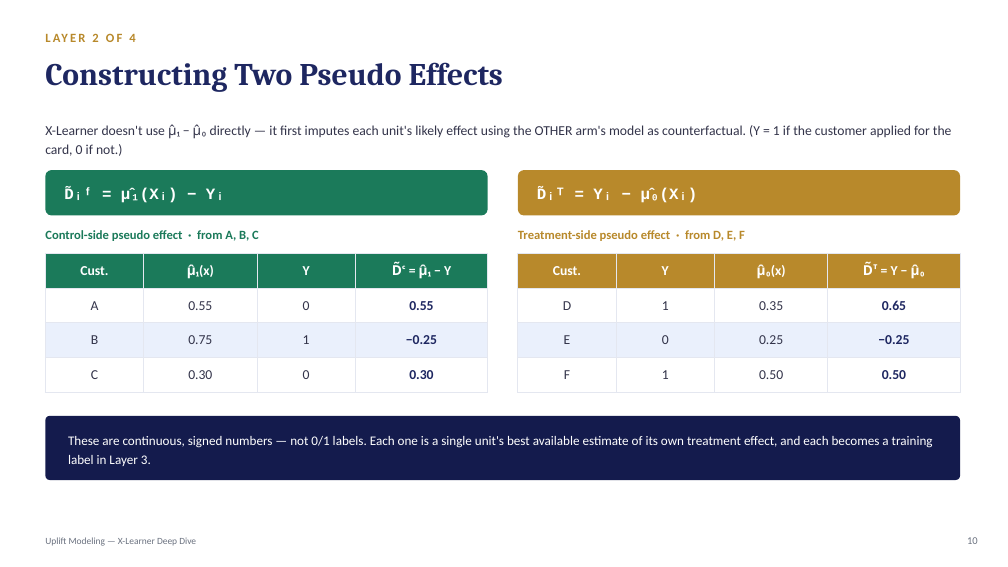
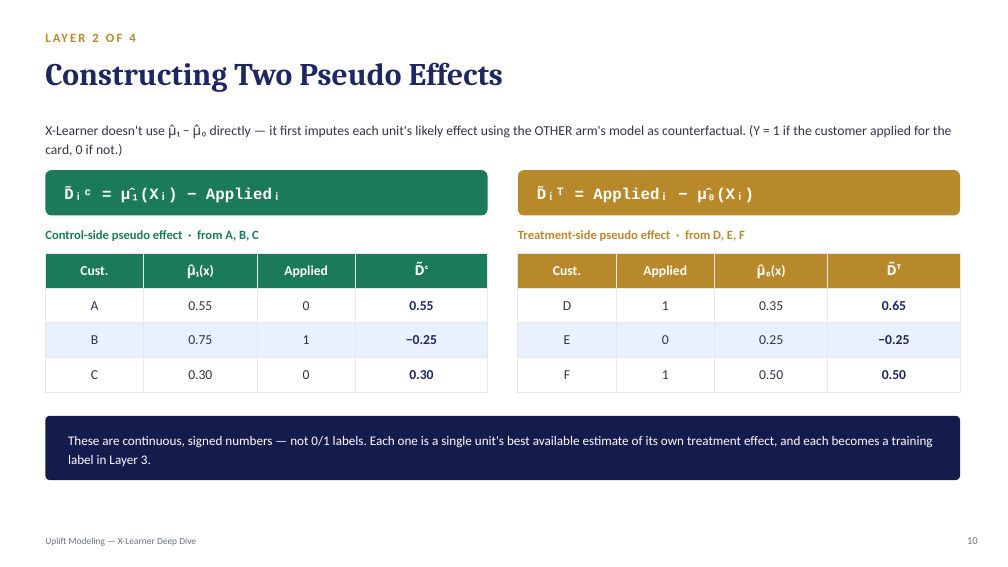
Before and after one commit to crystal1361/uplift-model, a slide deck: slide 10 of uplift_model_deck.pptx. Drawn at 1008x567 pixels with LibreOffice and Linux fonts; fonts in the diff are those of the drawing. Boxes give left, top, right and bottom in pixels: in the first picture for what was removed or moved away, otherwise in the second. Text is boxed around its words. In the diff, an @@ line names an element or a change of style, - is before the commit and + after.

```diff
--- a/uplift_model_deck.pptx
+++ b/uplift_model_deck.pptx
@@ text at (64,187,282,203): text changed @@
-D̃ᵢᶠ = μ̂₁(Xᵢ) − Yᵢ
+D̃ᵢᶜ = μ̂₁(Xᵢ) − Appliedᵢ
@@ text at (537,187,754,203): text changed @@
-D̃ᵢᵀ = Yᵢ − μ̂₀(Xᵢ)
+D̃ᵢᵀ = Appliedᵢ − μ̂₀(Xᵢ)
@@ table at (45,253,488,397) @@
-row 1, column 3: Y
+row 1, column 3: Applied
-row 1, column 4: D̃ᶜ = μ̂₁ − Y
+row 1, column 4: D̃ᶜ
@@ table at (518,253,960,397) @@
-row 1, column 2: Y
+row 1, column 2: Applied
-row 1, column 4: D̃ᵀ = Y − μ̂₀
+row 1, column 4: D̃ᵀ
```
Also in this commit, not shown: 8 other slides changed, 1 other file.
